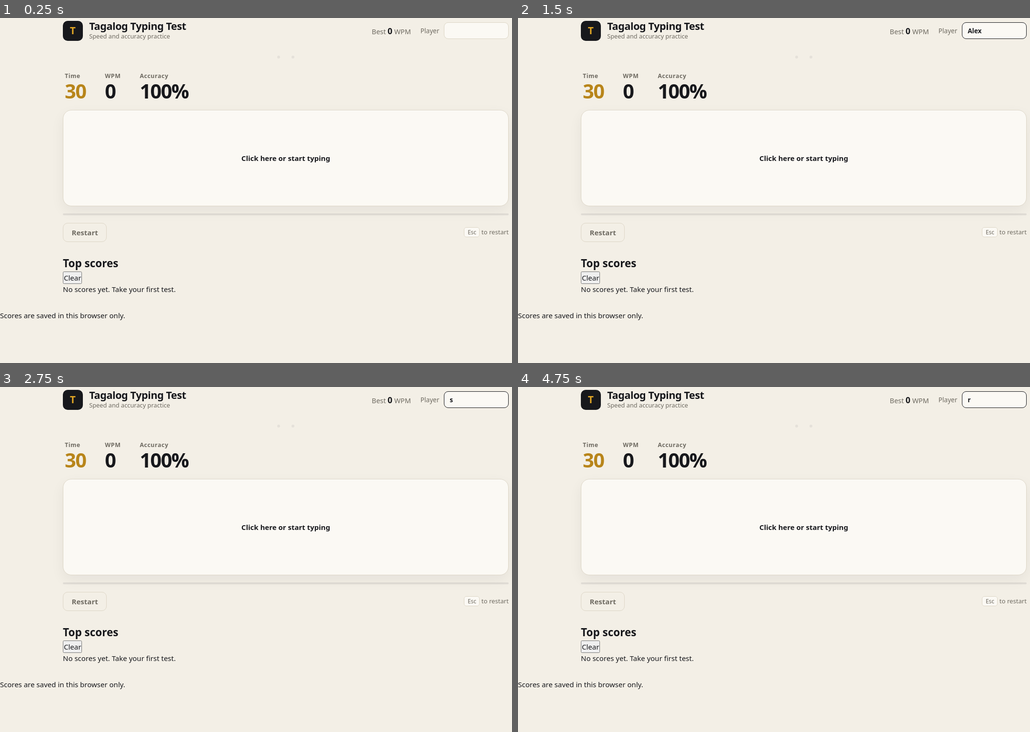
Above: before the commit, frames 1-4 (two rows, left to right).
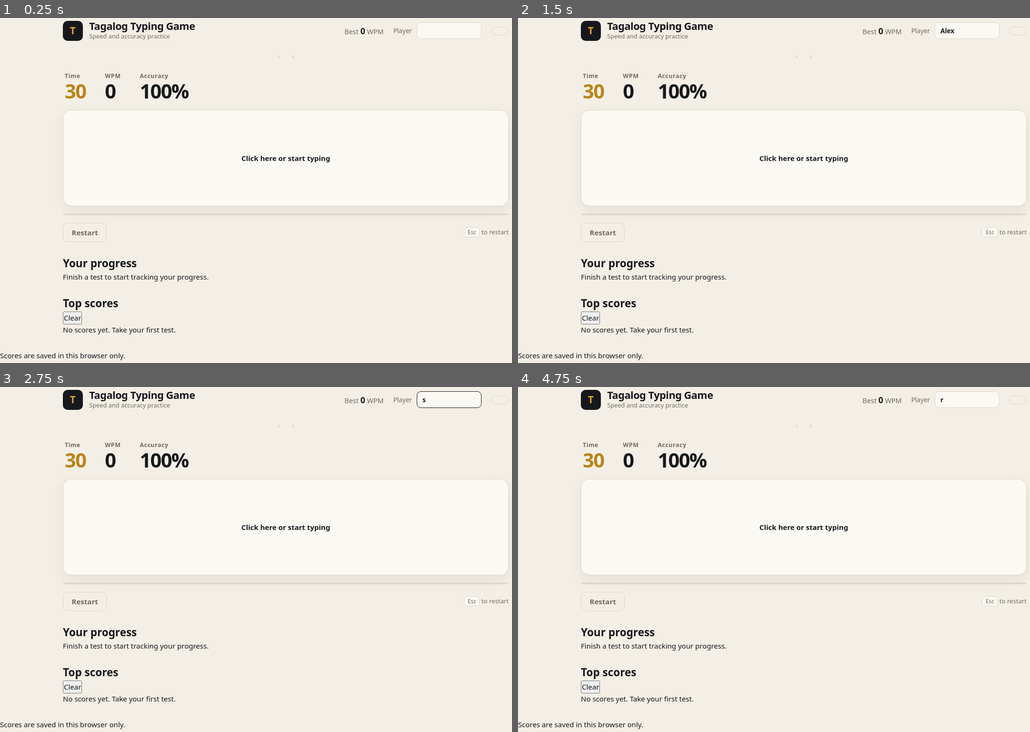
Above: after the commit, the same moments.

Repository: NoreenTolentino/tagalog-typing-game
Game: browser game, page index.html
The game is run twice, just before and just after one commit, with the same random seed, the same clock (stepped at 60 frames per second) and the same inputs.
Inputs (mouse positions are in pixels of both pictures, inside the frame that each line leads up to; where the layout moved, square brackets give the same spot in the first picture):
- Up to frame 1 (0.25 s): no input
- Up to frame 2 (1.5 s): click (968, 31) [994, 31] at 0.27 s; type "Alex" at 0.27 s; click "Restart" at 0.52 s; click (1019, 31) at 1.27 s
- Up to frame 3 (2.75 s): click (450, 400) [476, 400] at 1.87 s; type "r" at 1.87 s; tap Enter at 1.9, 2.5 s; click (501, 400) at 2.02 s; click (450, 400) [476, 400] at 2.47 s; type "s" at 2.47 s
- Up to frame 4 (4.75 s): click (968, 400) [994, 400] at 3.07 s; type "e" at 3.07 s; tap Enter at 3.1, 3.7, 4.3 s; click (968, 400) [994, 400] at 3.67 s; type "a" at 3.67 s; click (968, 400) [994, 400] at 4.27 s; type "r" at 4.27 s; click (1019, 400) at 4.52 s

The runs differ from the first frame. In frame 1, 1.3% of the frame differs, in the area x 0-100%, y 1-100%; in frame 2, 1.4%; in frame 3, 1.4%; in frame 4, 1.4%.

Commit message:
commit 2

Diff:
--- a/index.html
+++ b/index.html
@@ -3,7 +3,7 @@
 <head>
   <meta charset="UTF-8">
   <meta name="viewport" content="width=device-width, initial-scale=1">
-  <title>Tagalog Typing Test</title>
+  <title>Tagalog Typing Game</title>
   <link rel="stylesheet" href="css/style.css">
 </head>
 <body data-view="test" data-state="idle">
@@ -11,7 +11,7 @@
     <div class="brand">
       <span class="mark" aria-hidden="true">T</span>
       <div>
-        <h1>Tagalog Typing Test</h1>
+        <h1>Tagalog Typing Game</h1>
         <p>Speed and accuracy practice</p>
       </div>
     </div>
@@ -21,6 +21,7 @@
         <span>Player</span>
         <input id="playerName" maxlength="14" autocomplete="off">
       </label>
+      <button id="themeToggle" class="btn-ghost" type="button"></button>
     </div>
   </header>
 
@@ -81,9 +82,31 @@
         <svg id="chart" viewBox="0 0 600 160" preserveAspectRatio="none" role="img" aria-label="Words per minute over time"></svg>
       </div>
 
+      <div id="insights" class="insights" hidden>
+        <div class="insights-head"><span>Keys to practice</span><span class="hint">Your most missed characters</span></div>
+        <ul id="weakKeys" class="weak-keys"></ul>
+      </div>
+
       <div class="result-actions">
         <button id="again" class="btn-primary" type="button">Try again</button>
         <span class="hint">or press <kbd>Enter</kbd></span>
+      </div>
+    </section>
+
+    <section class="growth" aria-labelledby="growthTitle">
+      <div class="board-head"><h2 id="growthTitle">Your progress</h2></div>
+      <p id="progEmpty" class="empty">Finish a test to start tracking your progress.</p>
+      <div id="progBody" class="prog-body" hidden>
+        <dl class="prog-stats">
+          <div><dt>Tests taken</dt><dd id="progTests"></dd></div>
+          <div><dt>Average, last 10</dt><dd id="progAverage"></dd></div>
+          <div><dt>Best</dt><dd id="progBest"></dd></div>
+          <div><dt>Time typed</dt><dd id="progTime"></dd></div>
+        </dl>
+        <div class="prog-chart">
+          <div id="progBars" class="pbars"></div>
+          <p class="hint">Last 20 tests, in WPM</p>
+        </div>
       </div>
     </section>
 
